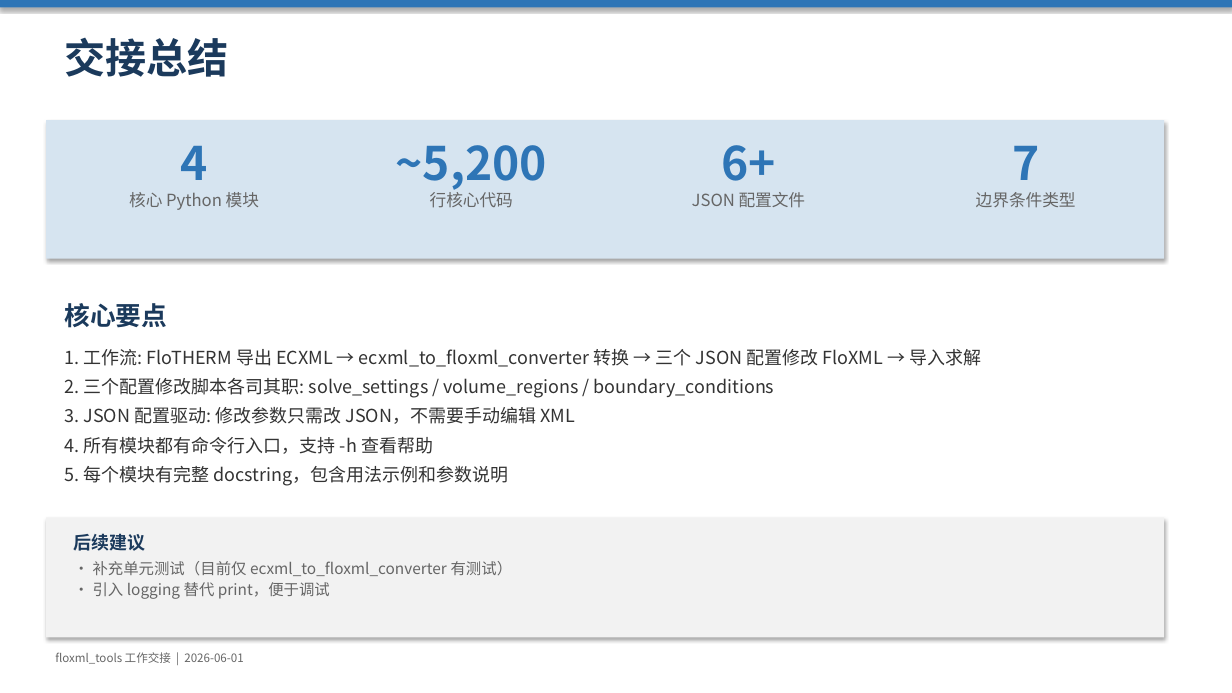
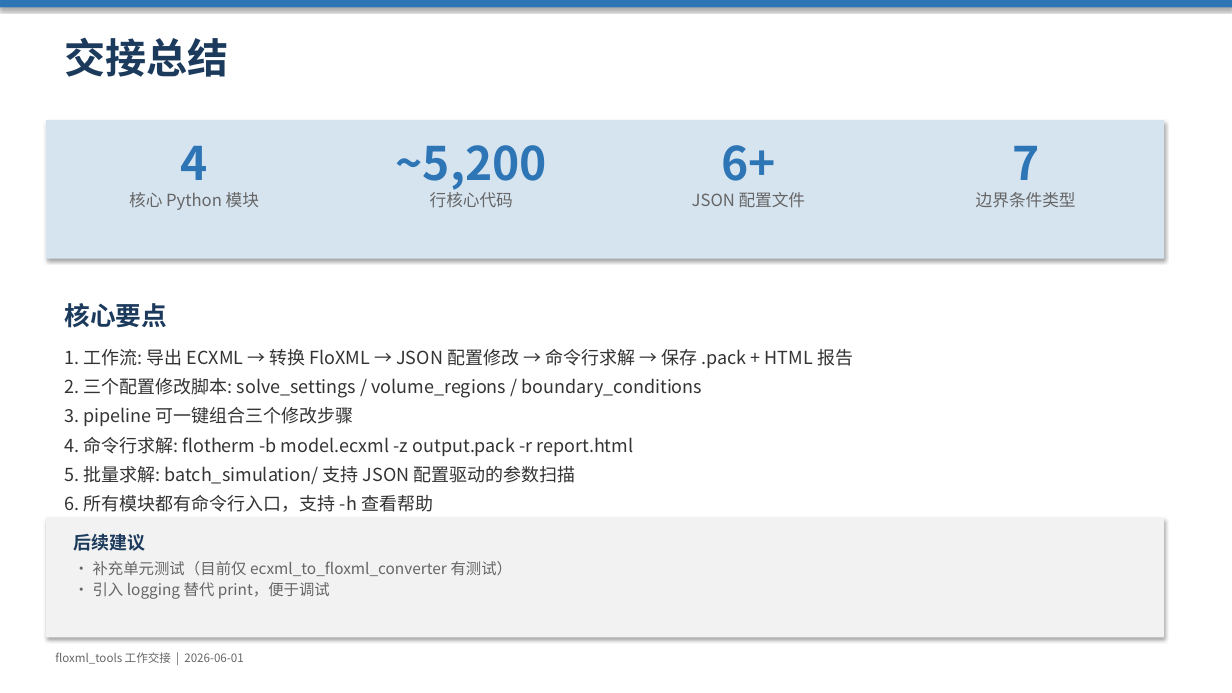
Before and after one commit to lixiekun/flotherm-automation, a slide deck: slide 17 of floxml_tools_工作交接.pptx (slide 15 before the commit). Drawn at 1232x693 pixels with LibreOffice and Linux fonts; fonts in the diff are those of the drawing. Boxes give left, top, right and bottom in pixels: in the first picture for what was removed or moved away, otherwise in the second. Text is boxed around its words. In the diff, an @@ line names an element or a change of style, - is before the commit and + after.

```diff
--- a/floxml_tools_工作交接.pptx
+++ b/floxml_tools_工作交接.pptx
@@ text at (64, 349, 853, 512): text changed @@
-1. 工作流: FloTHERM 导出 ECXML → ecxml_to_floxml_converter 转换 → 三个 JSON 配置修改 FloXML → 导入求解
-2. 三个配置修改脚本各司其职: solve_settings / volume_regions / boundary_conditions
-3. JSON 配置驱动: 修改参数只需改 JSON，不需要手动编辑 XML
-4. 所有模块都有命令行入口，支持 -h 查看帮助
-5. 每个模块有完整 docstring，包含用法示例和参数说明
+1. 工作流: 导出 ECXML → 转换 FloXML → JSON 配置修改 → 命令行求解 → 保存 .pack + HTML 报告
+2. 三个配置修改脚本: solve_settings / volume_regions / boundary_conditions
+3. pipeline 可一键组合三个修改步骤
+4. 命令行求解: flotherm -b model.ecxml -z output.pack -r report.html
+5. 批量求解: batch_simulation/ 支持 JSON 配置驱动的参数扫描
+6. 所有模块都有命令行入口，支持 -h 查看帮助
```
Also in this commit, not shown: 2 slides added, 1 other file.
